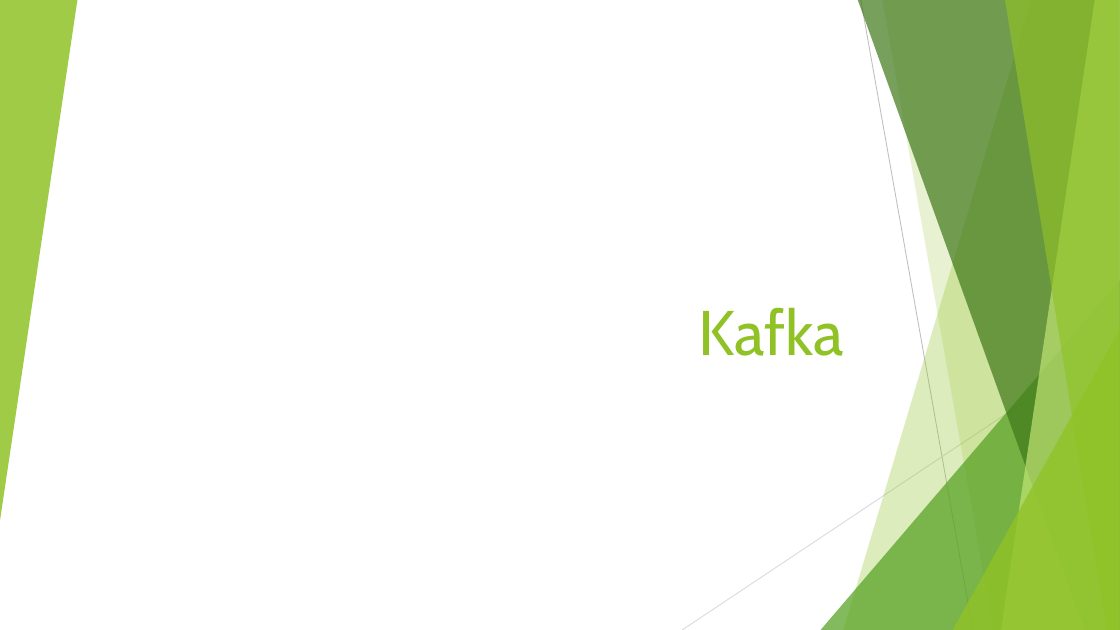
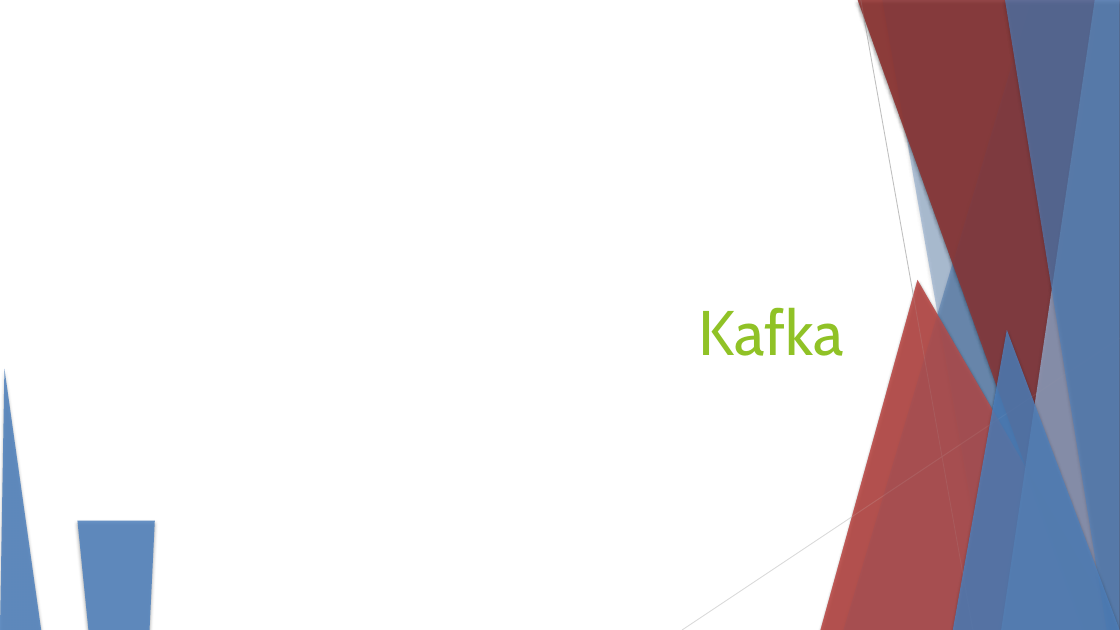
Before and after one commit to ketankk/BDppt, a slide deck: slide 1 of ppt/Kafka.pptx. Drawn at 1120x630 pixels with LibreOffice and Linux fonts; fonts in the diff are those of the drawing. Boxes give left, top, right and bottom in pixels: in the first picture for what was removed or moved away, otherwise in the second. Text is boxed around its words. In the diff, an @@ line names an element or a change of style, - is before the commit and + after.

Commit message:
Kafka updated

```diff
--- a/ppt/Kafka.pptx
+++ b/ppt/Kafka.pptx
@@ triangle removed at (x1=0, y1=0, x2=77, y2=521) @@
@@ freeform shape at (x1=844, y1=0, x2=1120, y2=630): fill #90C226 at 30% opacity to #4F81BD at 30% opacity; shadow on; outline redrawn @@
@@ freeform shape added at (x1=844, y1=0, x2=1120, y2=630), fill #4F81BD at 30% opacity @@
@@ freeform shape at (x1=858, y1=0, x2=1120, y2=630): fill #3F7819 at 70% opacity to #953735 at 70% opacity; shadow on; outline redrawn @@
@@ freeform shape added at (x1=858, y1=0, x2=1120, y2=630), fill #953735 at 70% opacity @@
@@ line (861, 0) - (973, 630): stroke #BFBFBF 0.75 pt to #BFBFBF 0.74 pt @@
@@ freeform shape at (x1=882, y1=0, x2=1120, y2=630): fill #90C226 at 20% opacity to #4F81BD at 20% opacity; shadow on; outline redrawn @@
@@ freeform shape added at (x1=882, y1=0, x2=1120, y2=630), fill #4F81BD at 20% opacity @@
@@ freeform shape at (x1=1002, y1=0, x2=1120, y2=630): fill #C0E474 at 70% opacity to #95B3D7 at 70% opacity; shadow on; outline redrawn @@
@@ freeform shape added at (x1=1002, y1=0, x2=1120, y2=630), fill #95B3D7 at 70% opacity @@
@@ freeform shape at (x1=1005, y1=0, x2=1120, y2=630): fill #90C226 at 65% opacity to #4F81BD at 65% opacity; shadow on; outline redrawn @@
@@ freeform shape added at (x1=1005, y1=0, x2=1120, y2=630), fill #4F81BD at 65% opacity @@
@@ triangle at (x1=821, y1=280, x2=1120, y2=630): fill #54A021 at 72% opacity to #C0504D at 72% opacity; shadow on; proportions changed @@
@@ triangle added at (x1=821, y1=280, x2=1120, y2=630), fill #C0504D at 72% opacity @@
@@ line (1120, 339) - (682, 630): stroke #D9D9D9 0.75 pt to #D9D9D9 0.74 pt @@
@@ triangle at (x1=953, y1=330, x2=1120, y2=630): fill #90C226 at 80% opacity to #4F81BD at 80% opacity; shadow on; proportions changed @@
@@ triangle added at (x1=953, y1=330, x2=1120, y2=630), fill #4F81BD at 80% opacity @@
@@ triangle added at (x1=0, y1=369, x2=41, y2=630), fill #4F81BD at 85% opacity @@
@@ triangle added at (x1=77, y1=521, x2=155, y2=630), fill #4F81BD at 85% opacity @@
```
Also in this commit, not shown: 1 other slide changed, 1 slide added.
